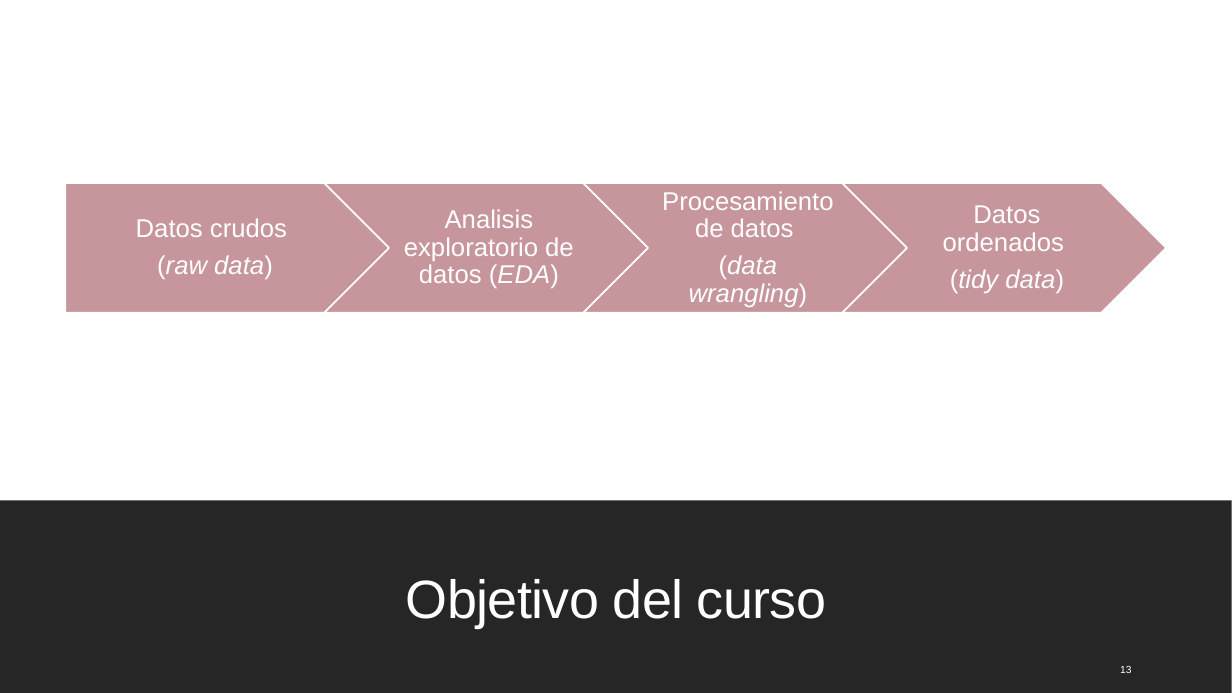
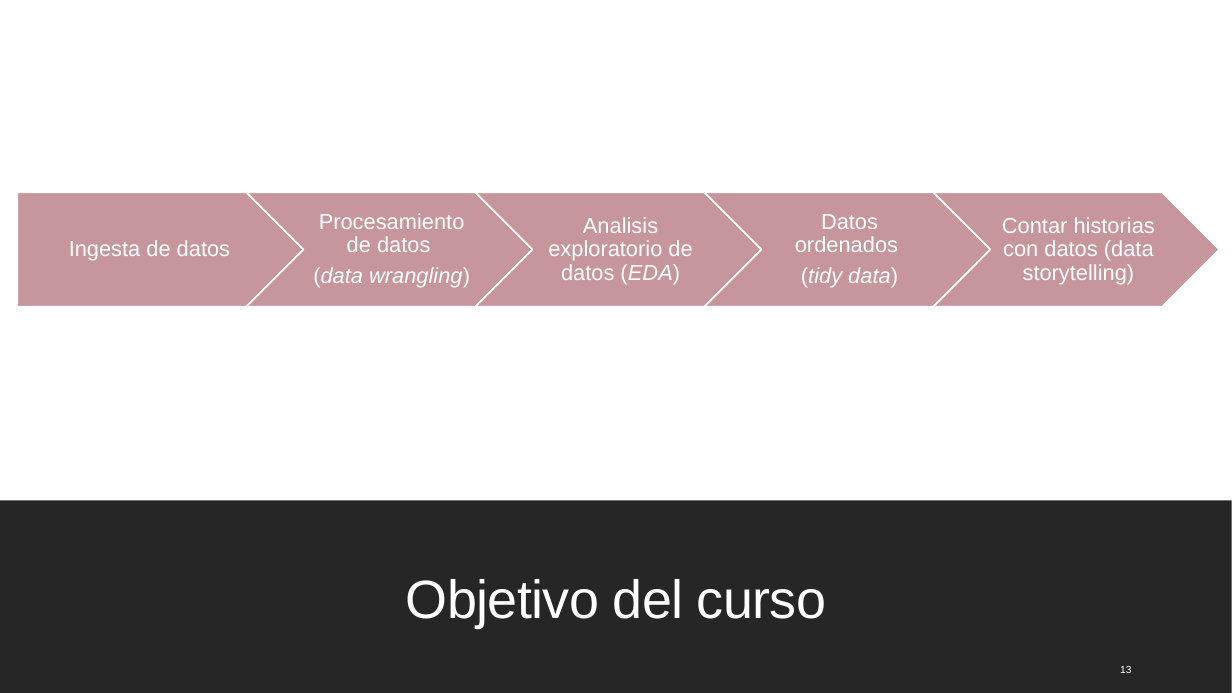
Before and after one commit to mcd-unison/ing-caract, a slide deck: slide 13 of slides/inicial.pptx. Drawn at 1232x693 pixels with LibreOffice and Linux fonts; fonts in the diff are those of the drawing. Boxes give left, top, right and bottom in pixels: in the first picture for what was removed or moved away, otherwise in the second. Text is boxed around its words. In the diff, an @@ line names an element or a change of style, - is before the commit and + after.

Commit message:
cambios presentacion de introducción al curso

```diff
--- a/slides/inicial.pptx
+++ b/slides/inicial.pptx
@@ pentagon arrow: place and size @@
-pentagon arrow at <box>66,183,389,312</box>
+pentagon arrow at <box>18,192,304,307</box>
@@ chevron: place and size @@
-chevron at <box>324,183,648,312</box>
+chevron at <box>247,192,533,307</box>
@@ size 20 to 17 pt; less space between paragraphs in 3 elements at <box>548,217,692,284</box>, <box>795,214,898,288</box>, <box>313,213,470,288</box> @@
@@ text "Procesamiento de datos": place and size @@
-text "Procesamiento de datos" at <box>662,191,833,307</box>
+text "Procesamiento de datos" at <box>313,213,470,288</box>
@@ chevron added at <box>475,192,762,307</box>, fill #C6969C, outline #FFFFFF 1.25 pt @@
@@ text "Analisis exploratorio de datos (EDA)": place and size @@
-text "Analisis exploratorio de datos (EDA)" at <box>404,209,574,288</box>
+text "Analisis exploratorio de datos (EDA)" at <box>548,217,692,284</box>
@@ chevron: place and size @@
-chevron at <box>583,183,907,312</box>
+chevron at <box>704,192,991,307</box>
@@ text "Datos ordenados": place and size @@
-text "Datos ordenados" at <box>943,205,1064,293</box>
+text "Datos ordenados" at <box>795,214,898,288</box>
@@ chevron: place and size @@
-chevron at <box>843,183,1166,312</box>
+chevron at <box>933,192,1220,307</box>
@@ text removed at <box>136,218,287,279</box> @@
-Datos crudos
-(raw data)
@@ text added at <box>1002,217,1155,284</box>, 17 pt, text #FFFFFF @@
+Contar historias con datos (data storytelling)
@@ text added at <box>69,240,230,261</box>, 17 pt, text #FFFFFF @@
+Ingesta de datos
```
Also in this commit, not shown: 3 other slides changed, 1 other file.
